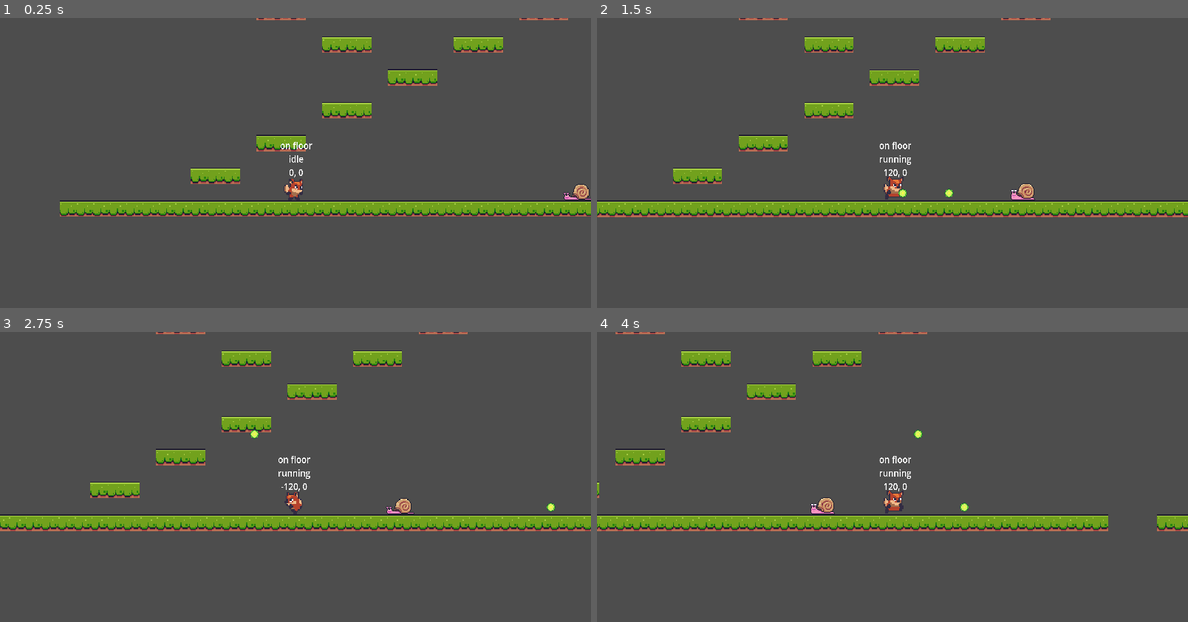
Above: before the commit, frames 1-4 (two rows, left to right).
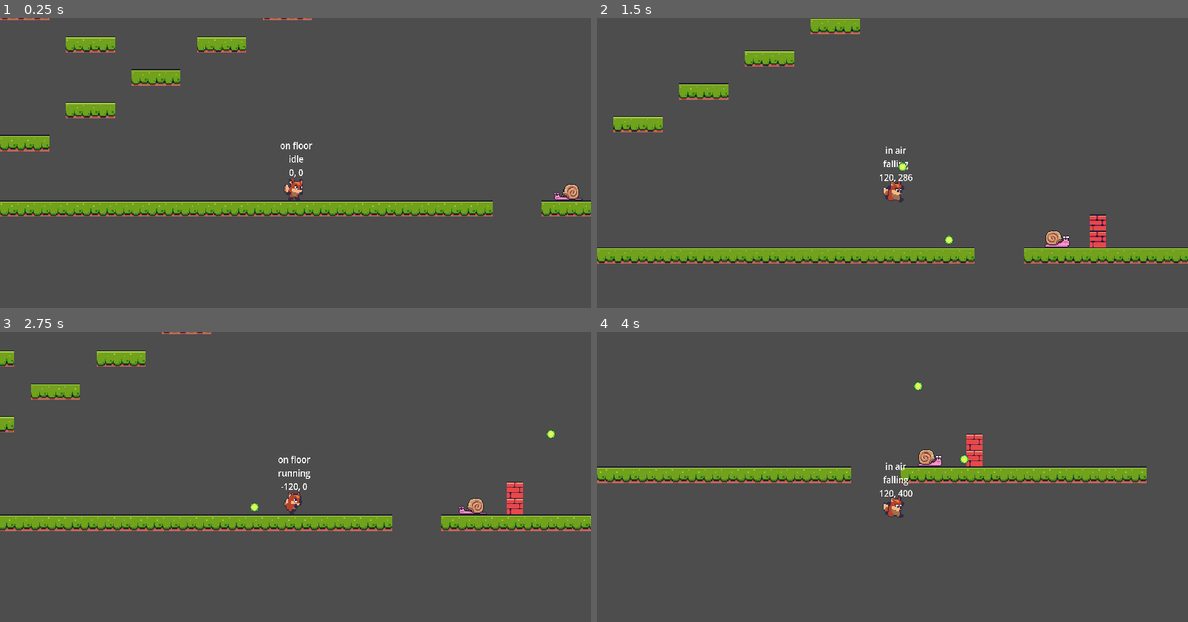
Above: after the commit, the same moments.

Repository: fj0lverkr/FoxAntics
Game: Godot game, scene res://scenes/level_base/level_base.tscn
The game is run twice, just before and just after one commit, with the same random seed, the same clock (stepped at 60 frames per second) and the same inputs. The project has no main scene, so this scene is started directly.
Inputs (mouse positions are in pixels of both pictures, inside the frame that each line leads up to):
- Up to frame 1 (0.25 s): no input
- Up to frame 2 (1.5 s): move the mouse to (1022, 168) at 0.52 s; hold D (right) from 0.53 s (still down); click (1022, 168) at 0.6 s; tap W (up) at 0.77 s; move the mouse to (774, 200) at 1.27 s; click (774, 200) at 1.35 s
- Up to frame 3 (2.75 s): tap W (up) at 1.52 s; move the mouse to (354, 424) at 2.02 s; release D (right) at 2.03 s; hold A (left) from 2.03 s (still down); click (354, 424) at 2.1 s
- Up to frame 4 (4 s): move the mouse to (862, 564) at 2.77 s; release A (left) at 2.78 s; hold D (right) from 2.78 s (still down); click (862, 564) at 2.85 s; tap W (up) at 3.02, 3.77 s; move the mouse to (1069, 546) at 3.52 s; click (1069, 546) at 3.6 s

The runs differ from the first frame. In frame 1, 7.9% of the frame differs, in the area x 0-100%, y 0-69%; in frame 2, 17%, in the area x 0-100%, y 0-85%; in frame 3, 7.1%; in frame 4, 14%.

Commit message:
experiment with different style of player detector

Diff:
--- a/scenes/enemies/eagle/eagle.gd
+++ b/scenes/enemies/eagle/eagle.gd
@@ -2,24 +2,24 @@
 
 @onready var animated_sprite: AnimatedSprite2D = $"AnimatedSprite2D"
 @onready var turn_timer: Timer = $"TurnTimer"
-@onready var player_detector: RayCast2D = $"PlayerDetector"
+@onready var player_detector: Area2D = $"PlayerDetector"
 @onready var shooter: Shooter = $"Shooter"
 
 const FLY_SPEED: Vector2 = Vector2(35, 15)
 
 var _fly_direction: Vector2 = Vector2.ZERO
+var _can_shoot: bool = false
 
 func _physics_process(delta: float) -> void:
 	super._physics_process(delta)
 	velocity = _fly_direction
-	if player_detector.is_colliding():
-		_shoot()
+	_shoot()
 
 	move_and_slide()
 
 func _flip() -> void:
 	var x_dir: float = sign(_player_ref.global_position.x - global_position.x)
-	if x_dir > 0:
+	if x_dir >= 0:
 		animated_sprite.flip_h = true
 		facing = FACING.RIGHT
 	else:
@@ -33,7 +33,8 @@
 	turn_timer.start()
 
 func _shoot() -> void:
-	shooter.shoot(Vector2.DOWN)
+	if _can_shoot:
+		shooter.shoot(global_position.direction_to(_player_ref.global_position))
 
 func _on_turn_timer_timeout() -> void:
 	fly()
@@ -41,3 +42,9 @@
 func _on_screen_entered() -> void:
 	animated_sprite.play("fly")
 	fly()
+
+func _on_player_detector_area_entered(_area: Area2D) -> void:
+	_can_shoot = true
+
+func _on_player_detector_area_exited(_area: Area2D) -> void:
+	_can_shoot = false
--- a/scenes/enemies/eagle/eagle.tscn
+++ b/scenes/enemies/eagle/eagle.tscn
@@ -62,20 +62,23 @@
 [node name="CollisionShape2D" type="CollisionShape2D" parent="." index="3"]
 shape = SubResource("RectangleShape2D_jbubl")
 
-[node name="PlayerDetector" type="RayCast2D" parent="." index="4"]
-scale = Vector2(0.75, 0.75)
-target_position = Vector2(0, 200)
-collision_mask = 2
-collide_with_areas = true
-collide_with_bodies = false
-
 [node name="CollisionShape2D" type="CollisionShape2D" parent="HitBox" index="0"]
 position = Vector2(-1, 4)
 shape = SubResource("CircleShape2D_bjyaa")
 
-[node name="Shooter" parent="." index="6" instance=ExtResource("4_8jxoj")]
+[node name="Shooter" parent="." index="5" instance=ExtResource("4_8jxoj")]
 position = Vector2(0, 12)
 speed = 120.0
 bullet_type = 1
+shoot_delay = 0.5
+
+[node name="PlayerDetector" type="Area2D" parent="." index="6"]
+collision_layer = 0
+collision_mask = 2
+
+[node name="CollisionPolygon2D" type="CollisionPolygon2D" parent="PlayerDetector" index="0"]
+polygon = PackedVector2Array(-15, 10, -80, 147, -1, 147)
 
 [connection signal="timeout" from="TurnTimer" to="." method="_on_turn_timer_timeout"]
+[connection signal="area_entered" from="PlayerDetector" to="." method="_on_player_detector_area_entered"]
+[connection signal="area_exited" from="PlayerDetector" to="." method="_on_player_detector_area_exited"]
--- a/scenes/level_base/level_base.tscn
+++ b/scenes/level_base/level_base.tscn
@@ -21,10 +21,10 @@
 zoom = Vector2(2, 2)
 
 [node name="Player" parent="." instance=ExtResource("3_3pop5")]
-position = Vector2(187, -38)
+position = Vector2(437, -40)
 
 [node name="Snail" parent="." instance=ExtResource("5_01qs4")]
-position = Vector2(466, -30)
+position = Vector2(707, -29)
 
 [node name="Eagle" parent="." instance=ExtResource("6_q52te")]
-position = Vector2(501, -351)
+position = Vector2(514, -282)
